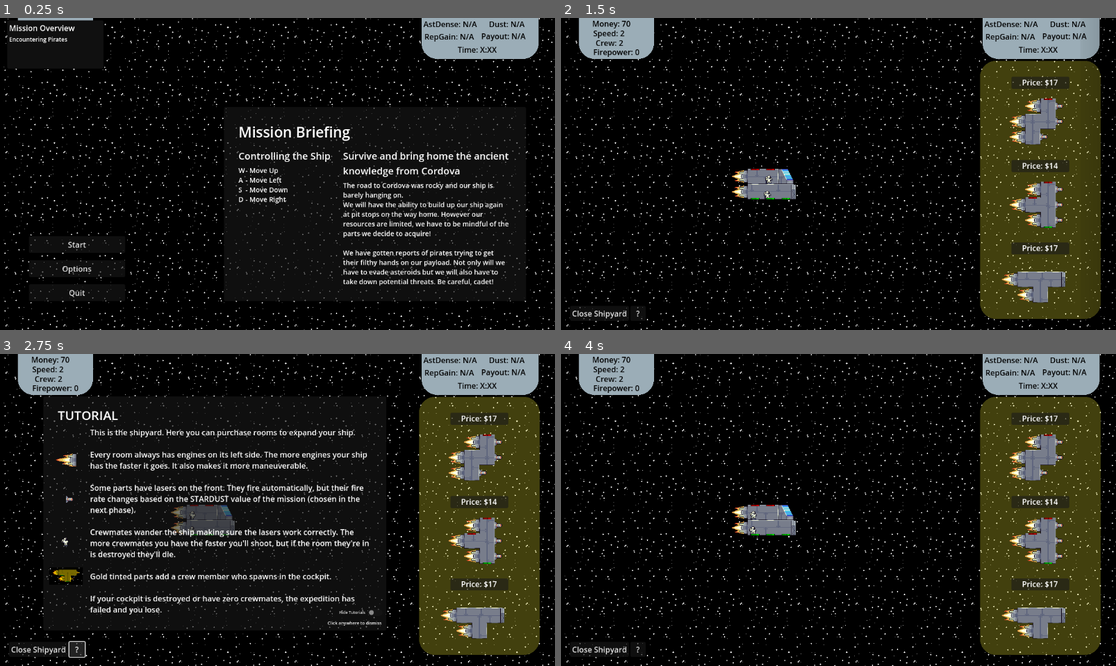
Above: before the commit, frames 1-4 (two rows, left to right).
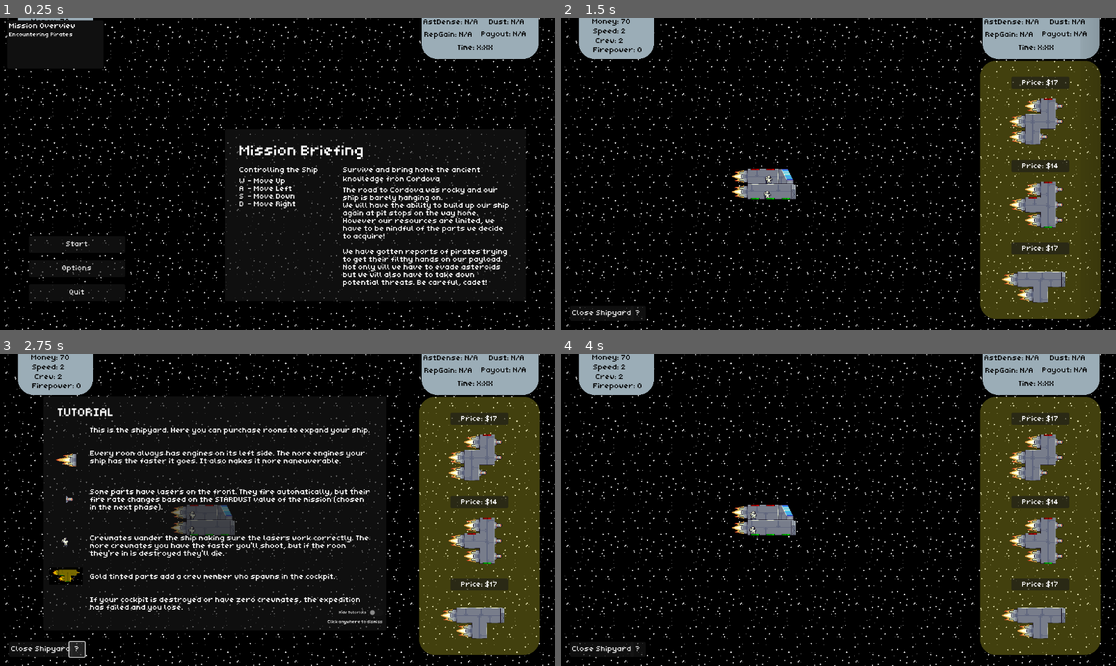
Above: after the commit, the same moments.

Repository: TreadTheDawnGames/GodotWildJam81
Game: Godot game, scene res://game.tscn
The game is run twice, just before and just after one commit, with the same random seed, the same clock (stepped at 60 frames per second) and the same inputs. The engine's default icon, where the game draws it, is replaced by a stand-in: a white triangle on a blue panel in a dark square. Sound files missing from this copy of the repository are replaced by a short silence.
Inputs (mouse positions are in pixels of both pictures, inside the frame that each line leads up to):
- Up to frame 1 (0.25 s): no input
- Up to frame 2 (1.5 s): click "Start" at 0.5 s; tap Enter at 1.25 s; drag from (771, 192) to (1049, 105) at 1.27 s
- Up to frame 3 (2.75 s): click "?" at 2 s
- Up to frame 4 (4 s): click "Hide Tutorials" at 2.75 s; drag from (788, 513) to (1049, 441) at 3.52 s

The runs differ from the first frame. In frame 1, 7.4% of the frame differs, in the area x 1-95%, y 0-90%; in frame 2, 1.4%; in frame 3, 8.7%, in the area x 2-95%, y 0-97%; in frame 4, 1.4%.

Commit message:
Added pixel font

Diff:
--- a/GameInfoPanel.tscn
+++ b/GameInfoPanel.tscn
@@ -1,7 +1,8 @@
-[gd_scene load_steps=3 format=3 uid="uid://dxyq5ccvvdfax"]
+[gd_scene load_steps=4 format=3 uid="uid://dxyq5ccvvdfax"]
 
 [ext_resource type="Texture2D" uid="uid://dgmilvislq0j8" path="res://Assets/Sprites/ShipBuilder/MoneyPanel.png" id="1_yh2sq"]
 [ext_resource type="Script" uid="uid://dolsv1u3uubem" path="res://Scripts/UI/game_info_panel.gd" id="2_1x43a"]
+[ext_resource type="FontFile" uid="uid://gaw130slteqi" path="res://Assets/UI/TreadTheDawnPixResize.ttf" id="3_s7y3o"]
 
 [node name="MoneyPanel" type="Sprite2D"]
 z_index = -1
@@ -14,6 +15,7 @@
 offset_right = -355.0
 offset_bottom = -16.0
 theme_override_colors/default_color = Color(0, 0, 0, 1)
+theme_override_fonts/normal_font = ExtResource("3_s7y3o")
 text = "Money: ERRR"
 
 [node name="SpeedLabel" type="RichTextLabel" parent="."]
@@ -22,6 +24,7 @@
 offset_right = -358.0
 offset_bottom = 8.0
 theme_override_colors/default_color = Color(0, 0, 0, 1)
+theme_override_fonts/normal_font = ExtResource("3_s7y3o")
 text = "Speed: ERRR"
 
 [node name="CrewCountLabel" type="RichTextLabel" parent="."]
@@ -30,6 +33,7 @@
 offset_right = -371.0
 offset_bottom = 25.0
 theme_override_colors/default_color = Color(0, 0, 0, 1)
+theme_override_fonts/normal_font = ExtResource("3_s7y3o")
 text = "Crew: ERRR"
 
 [node name="FirepowerLabel" type="RichTextLabel" parent="."]
@@ -38,6 +42,7 @@
 offset_right = -364.0
 offset_bottom = 51.0
 theme_override_colors/default_color = Color(0, 0, 0, 1)
+theme_override_fonts/normal_font = ExtResource("3_s7y3o")
 text = "FirPwr: ERRR"
 
 [node name="TimeLeft" type="RichTextLabel" parent="."]
@@ -46,6 +51,7 @@
 offset_right = 495.0
 offset_bottom = 38.0
 theme_override_colors/default_color = Color(0, 0, 0, 1)
+theme_override_fonts/normal_font = ExtResource("3_s7y3o")
 text = "Time: E:RR"
 
 [node name="DustLabel" type="RichTextLabel" parent="."]
@@ -53,6 +59,7 @@
 offset_top = -40.0
 offset_right = 576.0
 theme_override_colors/default_color = Color(0, 0, 0, 1)
+theme_override_fonts/normal_font = ExtResource("3_s7y3o")
 text = "Dust: ERR%"
 
 [node name="AsteroidLabel" type="RichTextLabel" parent="."]
@@ -61,6 +68,7 @@
 offset_right = 487.0
 offset_bottom = -17.0
 theme_override_colors/default_color = Color(0, 0, 0, 1)
+theme_override_fonts/normal_font = ExtResource("3_s7y3o")
 text = "AstDense: ERR%"
 
 [node name="ReputationLabel" type="RichTextLabel" parent="."]
@@ -69,12 +77,14 @@
 offset_right = 447.0
 offset_bottom = 9.0
 theme_override_colors/default_color = Color(0, 0, 0, 1)
+theme_override_fonts/normal_font = ExtResource("3_s7y3o")
 text = "RepGain: ERR"
 
 [node name="PayoutLabel" type="RichTextLabel" parent="."]
 offset_left = 459.0
 offset_top = -15.0
-offset_right = 563.0
+offset_right = 581.0
 offset_bottom = 8.0
 theme_override_colors/default_color = Color(0, 0, 0, 1)
+theme_override_fonts/normal_font = ExtResource("3_s7y3o")
 text = "Payout: $ERR"
--- a/Scenes/ShipBuilder/shop_slot.tscn
+++ b/Scenes/ShipBuilder/shop_slot.tscn
@@ -13,7 +13,8 @@
 
 [node name="RichTextLabel" type="RichTextLabel" parent="Panel"]
 layout_mode = 0
+offset_top = 5.0
 offset_right = 120.0
-offset_bottom = 26.0
+offset_bottom = 31.0
 text = "Price: $ERR"
 horizontal_alignment = 1
--- a/Scenes/UI/MainMenu.tscn
+++ b/Scenes/UI/MainMenu.tscn
@@ -66,7 +66,7 @@
 
 [node name="Label" type="Label" parent="PanelContainer/MarginContainer/VBoxContainer"]
 layout_mode = 2
-theme_override_font_sizes/font_size = 30
+theme_override_font_sizes/font_size = 32
 text = "Mission Briefing"
 
 [node name="HBoxContainer" type="HBoxContainer" parent="PanelContainer/MarginContainer/VBoxContainer"]
@@ -85,12 +85,10 @@
 
 [node name="Label" type="Label" parent="PanelContainer/MarginContainer/VBoxContainer/HBoxContainer/Movement/Movement2"]
 layout_mode = 2
-theme_override_font_sizes/font_size = 20
 text = "Controlling the Ship"
 
 [node name="RichTextLabel" type="RichTextLabel" parent="PanelContainer/MarginContainer/VBoxContainer/HBoxContainer/Movement/Movement2"]
 layout_mode = 2
-theme_override_font_sizes/normal_font_size = 14
 text = "W	- Move Up
 A	- Move Left
 S	- Move Down
@@ -104,13 +102,12 @@
 
 [node name="Label" type="Label" parent="PanelContainer/MarginContainer/VBoxContainer/HBoxContainer/BuildingShip"]
 layout_mode = 2
-theme_override_font_sizes/font_size = 20
+theme_override_font_sizes/font_size = 16
 text = "Survive and bring home the ancient
 knowledge from Cordova"
 
 [node name="RichTextLabel" type="RichTextLabel" parent="PanelContainer/MarginContainer/VBoxContainer/HBoxContainer/BuildingShip"]
 layout_mode = 2
-theme_override_font_sizes/normal_font_size = 14
 text = "The road to Cordova was rocky and our ship is barely hanging on.
 We will have the ability to build up our ship again at pit stops on the way home. However our resources are limited, we have to be mindful of the parts we decide to acquire!
 
--- a/Scenes/UI/Tutorial/mission_tutorial.tscn
+++ b/Scenes/UI/Tutorial/mission_tutorial.tscn
@@ -1,7 +1,8 @@
-[gd_scene load_steps=8 format=3 uid="uid://c6gvfe2oay3e0"]
+[gd_scene load_steps=9 format=3 uid="uid://c6gvfe2oay3e0"]
 
 [ext_resource type="PackedScene" uid="uid://c7blm8e5boclc" path="res://Scenes/UI/Tutorial/tutorial_base.tscn" id="1_5vlq8"]
 [ext_resource type="Texture2D" uid="uid://byjdqe8bap7v1" path="res://Assets/Sprites/Asteroids/Asteroid2.png" id="2_1vpct"]
+[ext_resource type="FontFile" uid="uid://gaw130slteqi" path="res://Assets/UI/TreadTheDawnPixResize.ttf" id="2_c6acb"]
 [ext_resource type="Texture2D" uid="uid://bvtu6om0gqbsw" path="res://Assets/Sprites/Asteroids/SmallAsteroid2.png" id="3_c6acb"]
 [ext_resource type="Texture2D" uid="uid://bxmrjrl1r236t" path="res://Assets/Sprites/Asteroids/SmallAsteroid3.png" id="4_6krka"]
 [ext_resource type="Texture2D" uid="uid://dtsesrdjvh14w" path="res://Assets/Sprites/Map/Planet1.png" id="5_c2ale"]
@@ -22,15 +23,23 @@
 offset_right = 678.0
 offset_bottom = 449.0
 mouse_filter = 1
+theme_override_fonts/normal_font = ExtResource("2_c6acb")
+theme_override_font_sizes/normal_font_size = 16
 text = "Large asteroids have 5 hits. When destroyed they turn into two mini asteroids.
 
+
+
 Mini asteroids have 3 hits.
+
 
 
 Lasers do one damage.
 
 
+
 Pirates can spawn with 1-3 laser rooms.
+
+
 
 
 Planets indicate you're nearing the end of the level."
--- a/Scenes/UI/Tutorial/shipyard_tutorial.tscn
+++ b/Scenes/UI/Tutorial/shipyard_tutorial.tscn
@@ -11,13 +11,20 @@
 [node name="Body" parent="Panel" index="1"]
 text = "This is the shipyard. Here you can purchase rooms to expand your ship.
 
+
 Every room always has engines on its left side. The more engines your ship has the faster it goes. It also makes it more maneuverable.
+
+
 
 Some parts have lasers on the front. They fire automatically, but their fire rate changes based on the STARDUST value of the mission (chosen in the next phase).
 
+
+
 Crewmates wander the ship making sure the lasers work correctly. The more crewmates you have the faster you'll shoot, but if the room they're in is destroyed they'll die.
 
+
 Gold tinted parts add a crew member who spawns in the cockpit.
+
 
 If your cockpit is destroyed or have zero crewmates, the expedition has failed and you lose."
 
--- a/Scenes/UI/Tutorial/spacemap_tutorial.tscn
+++ b/Scenes/UI/Tutorial/spacemap_tutorial.tscn
@@ -15,11 +15,11 @@
 [node name="RichTextLabel2" type="RichTextLabel" parent="Panel" index="2"]
 layout_mode = 0
 offset_left = 31.0
-offset_top = 137.0
+offset_top = 133.0
 offset_right = 699.0
 offset_bottom = 488.0
 mouse_filter = 1
-theme_override_font_sizes/normal_font_size = 11
+theme_override_font_sizes/normal_font_size = 8
 text = "Time to Travel:
 	How long in minutes/seconds it will take to reach this pit stop. The number of engines on your ship will effect how fast the time actually passes. This will tick faster if you have more engines.
 
--- a/Scenes/UI/Tutorial/tutorial_base.tscn
+++ b/Scenes/UI/Tutorial/tutorial_base.tscn
@@ -1,6 +1,7 @@
-[gd_scene load_steps=2 format=3 uid="uid://c7blm8e5boclc"]
+[gd_scene load_steps=3 format=3 uid="uid://c7blm8e5boclc"]
 
 [ext_resource type="Script" uid="uid://dtcy222h3x4sp" path="res://Scripts/UI/Tutorial/shipyard_tutorial.gd" id="1_vvtbc"]
+[ext_resource type="FontFile" uid="uid://gaw130slteqi" path="res://Assets/UI/TreadTheDawnPixResize.ttf" id="2_dbsbm"]
 
 [node name="ShipyardTutorial" type="Control"]
 layout_mode = 3
@@ -26,6 +27,7 @@
 offset_right = 194.0
 offset_bottom = 61.0
 mouse_filter = 1
+theme_override_fonts/normal_font = ExtResource("2_dbsbm")
 theme_override_font_sizes/normal_font_size = 26
 text = "TUTORIAL"
 
@@ -36,6 +38,7 @@
 offset_right = 683.0
 offset_bottom = 461.0
 mouse_filter = 1
+theme_override_fonts/normal_font = ExtResource("2_dbsbm")
 text = "Placeholder
 "
 
@@ -46,6 +49,7 @@
 offset_right = 706.0
 offset_bottom = 479.0
 mouse_filter = 1
+theme_override_fonts/normal_font = ExtResource("2_dbsbm")
 theme_override_font_sizes/normal_font_size = 9
 text = "Click anywhere to dismiss"
 
@@ -55,5 +59,6 @@
 offset_top = 545.0
 offset_right = 850.0
 offset_bottom = 571.0
+theme_override_fonts/font = ExtResource("2_dbsbm")
 theme_override_font_sizes/font_size = 8
 text = "Hide Tutorials"
--- a/project.godot
+++ b/project.godot
@@ -24,6 +24,10 @@
 GameSettings="*res://Scripts/Globals/GameSettings.gd"
 BackgroundMusic="*res://Scenes/BackgroundMusic.tscn"
 SlideTransition="*res://Scenes/UI/SlideTransition.tscn"
+
+[gui]
+
+theme/custom_font="uid://gaw130slteqi"
 
 [input]
 
Binary file added: Assets/UI/TreadTheDawnPix.ttf
Not shown, added: Assets/UI/TreadTheDawnPix.ttf.import
Binary file added: Assets/UI/TreadTheDawnPixL.ttf
Not shown, added: Assets/UI/TreadTheDawnPixL.ttf.import
Binary file added: Assets/UI/TreadTheDawnPixResize.ttf
Not shown, added: Assets/UI/TreadTheDawnPixResize.ttf.import
